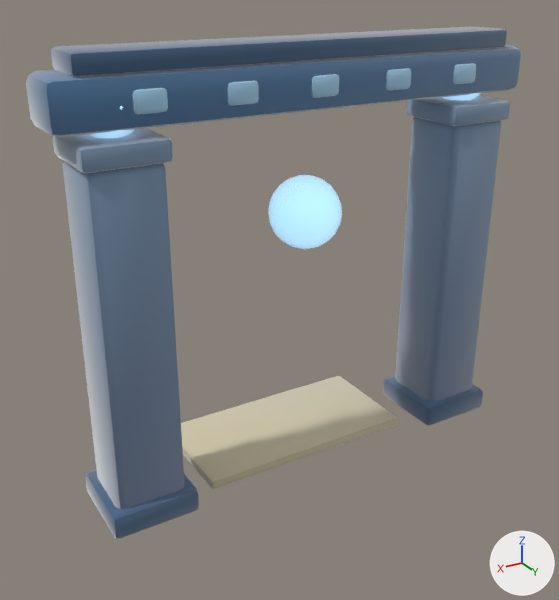
A saved change to the glTF model assets/models/gates/18261f0a.glb.
One viewpoint serves both versions: a 50 mm camera at (3.95, 6.11, 4.89) aimed at (0.12, -0.28, 1.69). The lights are fixed; the arrows at lower right show +X, +Y and +Z. The picture after the commit comes second. Vertices at exactly the same position are counted once.

Names of what the first picture shows: 'gate_18261f0a'.
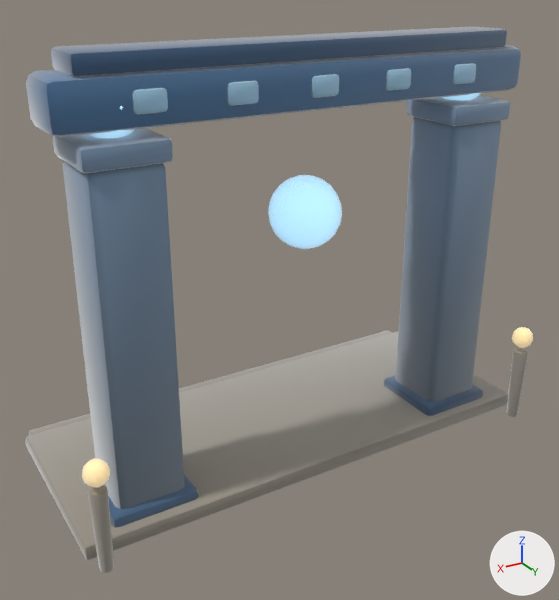
What differs and where, as boxes (x1, y1, x2, y2) in the pictures (559 x 600 px):
```json
{"object": "gate_18261f0a", "change": "reshaped", "before": [26, 27, 521, 538], "after": [25, 27, 533, 573], "on screen": "7% taller"}
{"part": 1, "of": "me_gate_18261f0a", "change": "added", "after": [25, 331, 508, 560]}
{"part": 2, "of": "me_gate_18261f0a", "change": "added", "after": [512, 327, 533, 348]}
{"part": 3, "of": "me_gate_18261f0a", "change": "added", "after": [82, 458, 110, 488], "on screen": "beige"}
{"part": 4, "of": "me_gate_18261f0a", "change": "added", "after": [507, 348, 528, 417]}
{"part": 5, "of": "me_gate_18261f0a", "change": "added", "after": [88, 485, 114, 573]}
{"part": 6, "of": "me_gate_18261f0a", "change": "added", "after": [29, 330, 392, 435], "on screen": "mostly hidden"}
{"part": 7, "of": "me_gate_18261f0a", "change": "edited", "before": [26, 30, 521, 528], "after": [26, 30, 521, 528], "on screen": "looks the same"}
```

Edits to the scene script, one JSON object a line:
```json
{"op": "add", "block": "mat_clay__ffe2a8_0_95__ffe2a8", "code": ["mat_clay__ffe2a8_0_95__ffe2a8 = bpy.data.materials.new('clay_#FFE2A8_0.95_#FFE2A8')", "# nodes: BsdfPrincipled, Mix, OutputMaterial, VertexColor", "# colours: beige #bca67a, beige #ffe2a8, mixed with the vertex colours"]}
{"op": "add", "block": "mat_clay__b9b2a2_0_93", "code": ["mat_clay__b9b2a2_0_93 = bpy.data.materials.new('clay_#B9B2A2_0.93_-')", "# nodes: BsdfPrincipled, Mix, OutputMaterial, VertexColor", "# colours: grey #b9b2a2, mixed with the vertex colours"]}
{"op": "add", "block": "mat_clay__9e978a_0_93", "code": ["mat_clay__9e978a_0_93 = bpy.data.materials.new('clay_#9E978A_0.93_-')", "# nodes: BsdfPrincipled, Mix, OutputMaterial, VertexColor", "# colours: grey #9e978a, mixed with the vertex colours"]}
{"block": "me_gate_18261f0a", "where": "# used by ob_gate_18261f0a; location = (0.0, 0.0, 0.0)"}
{"op": "remove", "block": "me_gate_18261f0a", "code": "me_gate_18261f0a.from_pydata(...)  # 1410 vertices, 2744 faces; spans x -2.45..2.45, y -1.0..0.44, z 0.0..4.32"}
{"op": "add", "block": "me_gate_18261f0a", "code": "me_gate_18261f0a.from_pydata(...)  # 1910 vertices, 3716 faces; spans x -2.63..2.63, y -1.71..0.84, z 0.0..4.32"}
{"block": "me_gate_18261f0a", "change": "me_gate_18261f0a part 1: the loose piece of 56 vertices spanning x -1.2..1.2, y -1.0..0.2, z 0.0..0.1 is copied, and the copy is multiplied about its middle by the matrix ((2.196, 0.0, 0.001), (-0.001, 1.753, 0.0), (-0.001, 0.0, 1.601)), then moved by (0.0, -0.1, 0.03), in mat_clay__9e978a_0_93; it spans x -2.63..2.63, y -1.55..0.55, z 0.0..0.16"}
{"block": "me_gate_18261f0a", "change": "me_gate_18261f0a part 2: a new loose piece, a UV sphere (10 segments, 6 rings, poles along z) spanning x -2.62..-2.38, y 0.61..0.83, z 0.9..1.14, in mat_clay__ffe2a8_0_95__ffe2a8"}
{"block": "me_gate_18261f0a", "change": "me_gate_18261f0a part 3: a new loose piece, a UV sphere (10 segments, 6 rings, poles along z) spanning x 2.38..2.62, y 0.61..0.84, z 0.9..1.14, in mat_clay__ffe2a8_0_95__ffe2a8"}
{"block": "me_gate_18261f0a", "change": "me_gate_18261f0a part 4: a new loose piece of 114 vertices spanning x -2.58..-2.42, y 0.64..0.8, z 0.0..0.86, in mat_clay__9e978a_0_93"}
{"block": "me_gate_18261f0a", "change": "me_gate_18261f0a part 5: a new loose piece of 114 vertices spanning x 2.42..2.59, y 0.64..0.81, z 0.0..0.86, in mat_clay__9e978a_0_93"}
{"block": "me_gate_18261f0a", "change": "me_gate_18261f0a part 6: a new loose piece of 56 vertices spanning x -2.55..2.56, y -1.71..-1.37, z 0.0..0.12, in mat_clay__9e978a_0_93"}
{"block": "me_gate_18261f0a", "change": "me_gate_18261f0a part 7: 2713 kept faces spanning x -2.45..2.45, y -1.0..0.44, z 0.0..4.31 get new vertex colours"}
{"block": "me_gate_18261f0a", "change": "other edits to the shape of me_gate_18261f0a do not show in these pictures"}
{"op": "add", "block": "me_gate_18261f0a", "code": "me_gate_18261f0a.materials.append(mat_clay__9e978a_0_93)"}
{"op": "add", "block": "me_gate_18261f0a", "code": "me_gate_18261f0a.materials.append(mat_clay__b9b2a2_0_93)"}
{"op": "add", "block": "me_gate_18261f0a", "code": "me_gate_18261f0a.materials.append(mat_clay__ffe2a8_0_95__ffe2a8)"}
```
